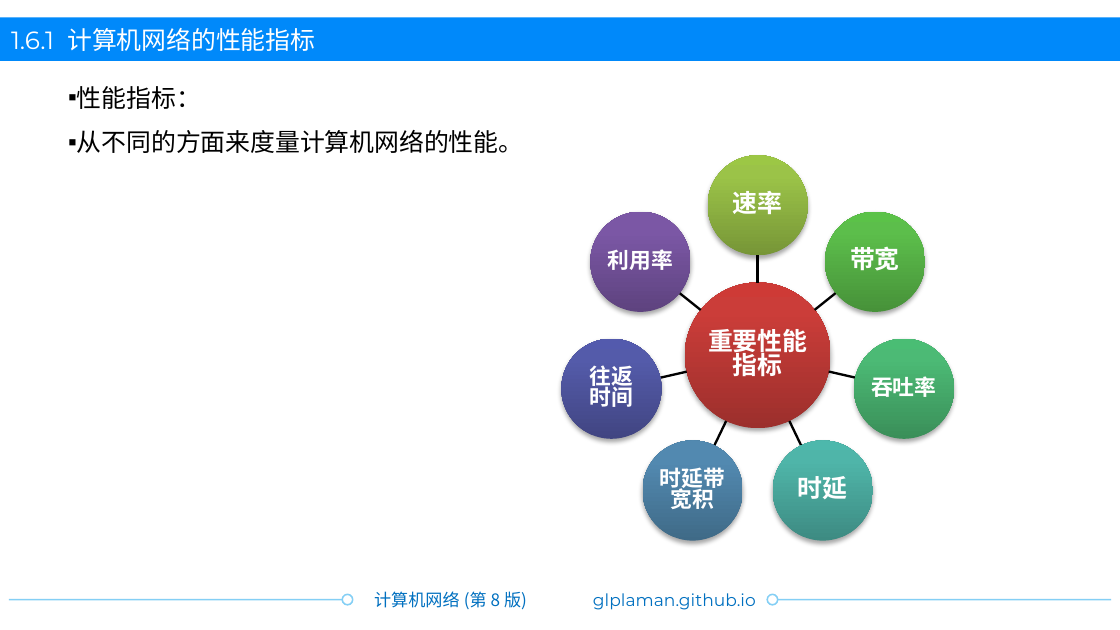
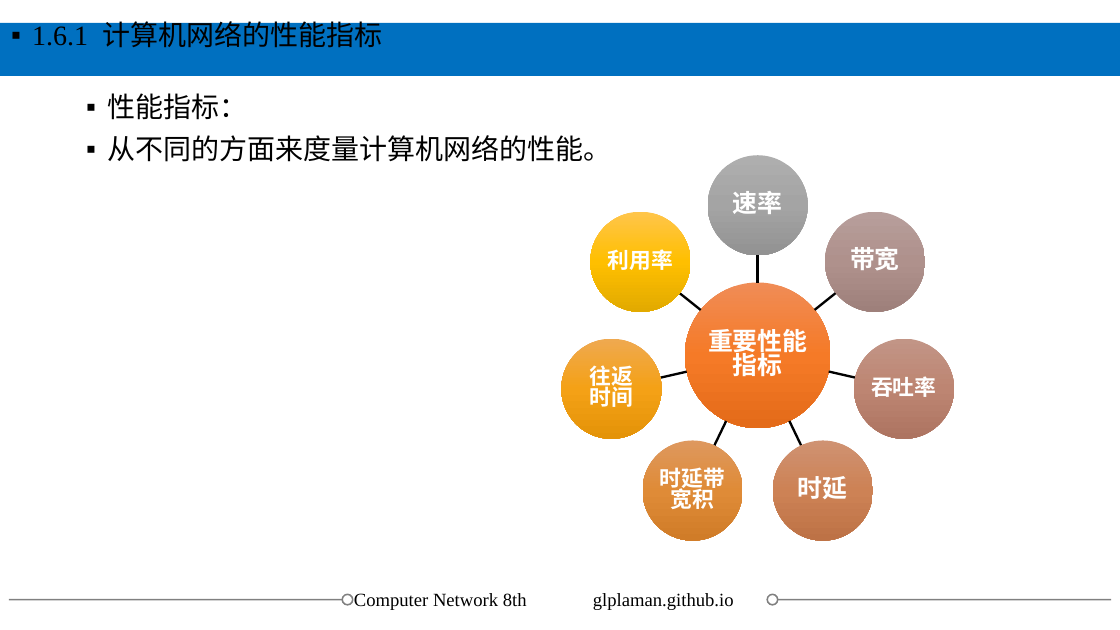
Before and after one commit to glplaman/glplaman.github.io, a slide deck: slide 74 of network/ppt/chap1.pptx. Drawn at 1120x630 pixels with LibreOffice and Linux fonts; fonts in the diff are those of the drawing; background and template pictures are left out. Boxes give left, top, right and bottom in pixels: in the first picture for what was removed or moved away, otherwise in the second. Text is boxed around its words. In the diff, an @@ line names an element or a change of style, - is before the commit and + after.

```diff
--- a/network/ppt/chap1.pptx
+++ b/network/ppt/chap1.pptx
@@ text "1.6.1 计算机网络的性能指标" at [32,18,382,48]: size 16 to 18 pt, font Montserrat to Times New Roman, text colour #FFFFFF to #000000; bullet none to ▪; line spacing 1 to 0.8; more space between paragraphs; vertical alignment middle to top @@
@@ rectangle: place and size @@
-rectangle at [0,18,1120,62]
+rectangle at [0,24,1120,76]
@@ rectangle at [0,24,1120,76]: fill #0089FA to #0070C0 @@
@@ text "性能指标：": place and size @@
-text "性能指标：" at [77,86,523,153]
+text "性能指标：" at [107,93,611,162]
@@ text "性能指标：" at [107,93,611,162]: size 16 to 18 pt, font Montserrat to Times New Roman; indent changed; line spacing 1.5 to 0.9; more space between paragraphs @@
@@ ellipse at [708,156,808,255]: fill gradient #779737 to #9BC348 to #9DC746 to gradient #AFAFAF to #A5A5A5 to #939393; shadow off @@
@@ ellipse at [590,212,690,311]: fill gradient #5F4480 to #7B58A6 to #7C57A8 to gradient #FF4B4B to #FF0000 to #E30000; shadow off @@
@@ ellipse at [825,212,925,311]: fill gradient #479339 to #5CBF4A to #5BC249 to gradient #B89B9B to #B08D8D to #9F7C7C; shadow off @@
@@ ellipse at [684,282,830,428]: fill gradient #9C2F2D to #CB3E3A to #CE3B37 to gradient #F18C57 to #F67B28 to #E56C19; shadow off @@
@@ ellipse at [561,338,661,438]: fill gradient #414684 to #555BAB to #545AAE to gradient #EF5050 to #F51717 to #E50909; shadow off @@
@@ ellipse at [853,338,953,438]: fill gradient #3B8F5A to #4DBA75 to #4BBD75 to gradient #C28787 to #BE7373 to #AD6262; shadow off @@
@@ ellipse at [643,440,743,540]: fill gradient #3F6A88 to #528AB0 to #518BB3 to gradient #DE5E5E to #E03838 to #D02929; shadow off @@
@@ ellipse at [773,440,872,540]: fill gradient #3D8B83 to #50B5AA to #4EB8AC to gradient #CF7272 to #CE5656 to #BD4747; shadow off @@
@@ line (9, 599) - (353, 599): stroke #84CFF5 1 pt to #808080 1 pt @@
@@ ellipse at [343,595,353,605]: outline #84CFF5 1 pt to #808080 1 pt @@
@@ text added at [354,593,527,610], 12 pt, text #000000 @@
+Computer Network 8th
@@ text removed at [374,591,527,610] @@
-计算机网络 (第 8 版)
@@ text "glplaman.github.io" at [593,593,734,610]: size 11 to 12 pt, font Montserrat to Times New Roman, text colour #0070C0 to #000000 @@
@@ ellipse at [767,595,777,605]: outline #84CFF5 1 pt to #808080 1 pt @@
@@ line (767, 599) - (1111, 599): stroke #84CFF5 1 pt to #808080 1 pt @@
```
Also in this commit, not shown: 149 other slides changed, 22 other files.
